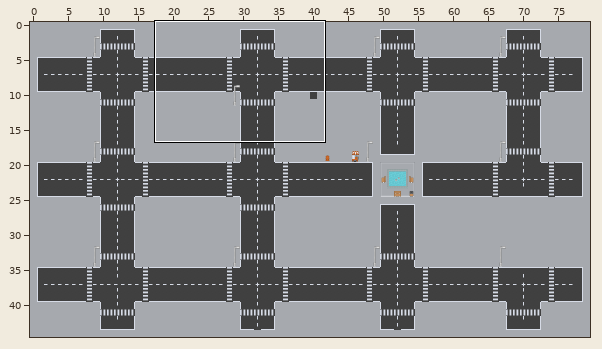
Tiled map, stored at assets/Spritesheet/map.tmx. Above: a wide view before the commit, with the close-up outlined.
Close-up. Earlier state:
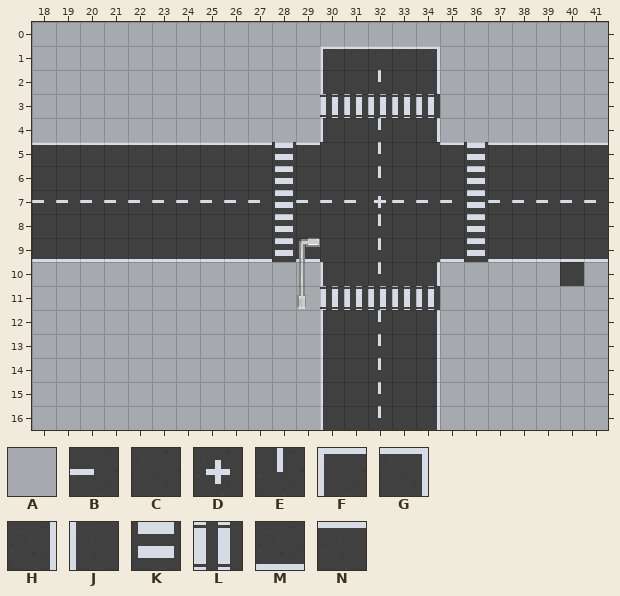
Cells are 16x16 px. Shown: x 18..41, y 0..16. The commit also changed other parts of the map, which this record leaves out.
Key: from "roguelikeCity_magenta": A 22, B 712, C 714, D 715, E 749, F 792, G 793, H 794, J 795, K 824, L 828, M 831, N 832.
_ is an empty cell.
Layers that did not change in this view are not listed.
Layer "Calque de Tuiles 1" before, first column x 18:
 0 AAAAAAAAAAAAAAAAAAAAAAAA
 1 AAAAAAAAAAAAFNNNGAAAAAAA
 2 AAAAAAAAAAAAJCECHAAAAAAA
 3 AAAAAAAAAAAALLLLLAAAAAAA
 4 AAAAAAAAAAAAJCECHAAAAAAA
 5 NNNNNNNNNNKNCCECCNKNNNNN
 6 CCCCCCCCCCKCCCECCCKCCCCC
 7 BBBBBBBBBBKBBBDBBBKBBBBB
 8 CCCCCCCCCCKCCCECCCKCCCCC
 9 MMMMMMMMMMKMCCECCMKMMMMM
10 AAAAAAAAAAAAJCECHAAAAACA
11 AAAAAAAAAAAALLLLLAAAAAAA
12 AAAAAAAAAAAAJCECHAAAAAAA
13 AAAAAAAAAAAAJCECHAAAAAAA
14 AAAAAAAAAAAAJCECHAAAAAAA
15 AAAAAAAAAAAAJCECHAAAAAAA
16 AAAAAAAAAAAAJCECHAAAAAAA
After:
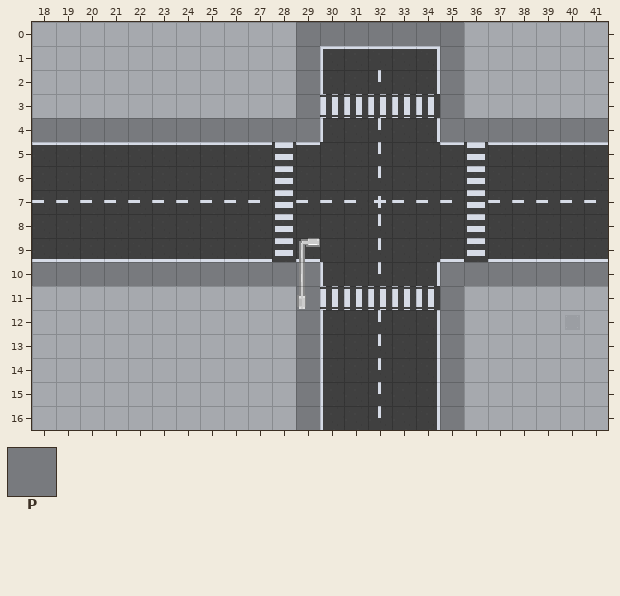
Further tiles: from "roguelikeCity_magenta": P 14.
Diff:
{"where": "layer \"Calque de Tuiles 1\""}
{"y":0,"x":29,"old":"AAAAAAA","new":"PPPPPPP"}
{"y":1,"x":29,"old":"A","new":"P"}
{"y":1,"x":35,"old":"A","new":"P"}
{"y":2,"x":29,"old":"A","new":"P"}
{"y":2,"x":35,"old":"A","new":"P"}
{"y":3,"x":29,"old":"A","new":"P"}
{"y":3,"x":35,"old":"A","new":"P"}
{"y":4,"x":18,"old":"AAAAAAAAAAAA","new":"PPPPPPPPPPPP"}
{"y":4,"x":35,"old":"AAAAAAA","new":"PPPPPPP"}
{"y":10,"x":18,"old":"AAAAAAAAAAAA","new":"PPPPPPPPPPPP"}
{"y":10,"x":35,"old":"AAAAACA","new":"PPPPPPP"}
{"y":11,"x":29,"old":"A","new":"P"}
{"y":11,"x":35,"old":"A","new":"P"}
{"y":12,"x":29,"old":"A","new":"P"}
{"y":12,"x":35,"old":"A","new":"P"}
{"y":13,"x":29,"old":"A","new":"P"}
{"y":13,"x":35,"old":"A","new":"P"}
{"y":14,"x":29,"old":"A","new":"P"}
{"y":14,"x":35,"old":"A","new":"P"}
{"y":15,"x":29,"old":"A","new":"P"}
{"y":15,"x":35,"old":"A","new":"P"}
{"y":16,"x":29,"old":"A","new":"P"}
{"y":16,"x":35,"old":"A","new":"P"}
{"label":"changed","picture_box":[32,22,608,142]}
{"label":"changed","picture_box":[32,262,320,430]}
{"label":"changed","picture_box":[440,262,608,430]}
